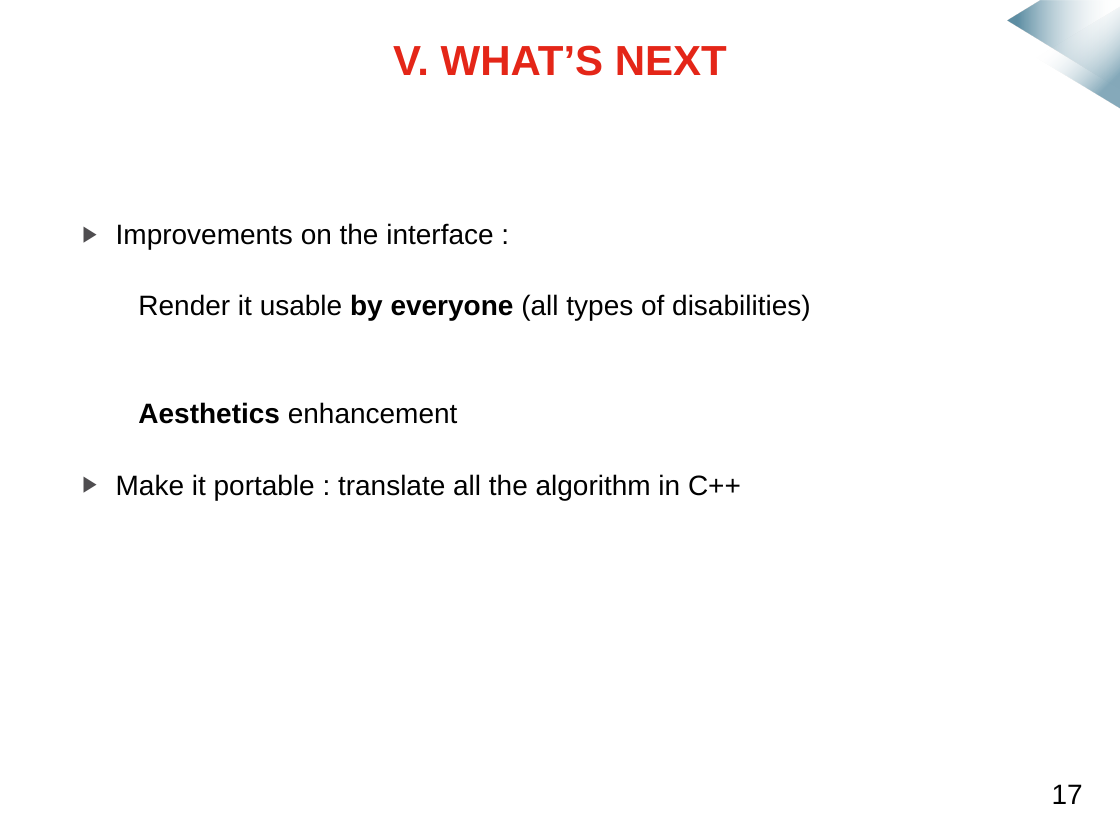
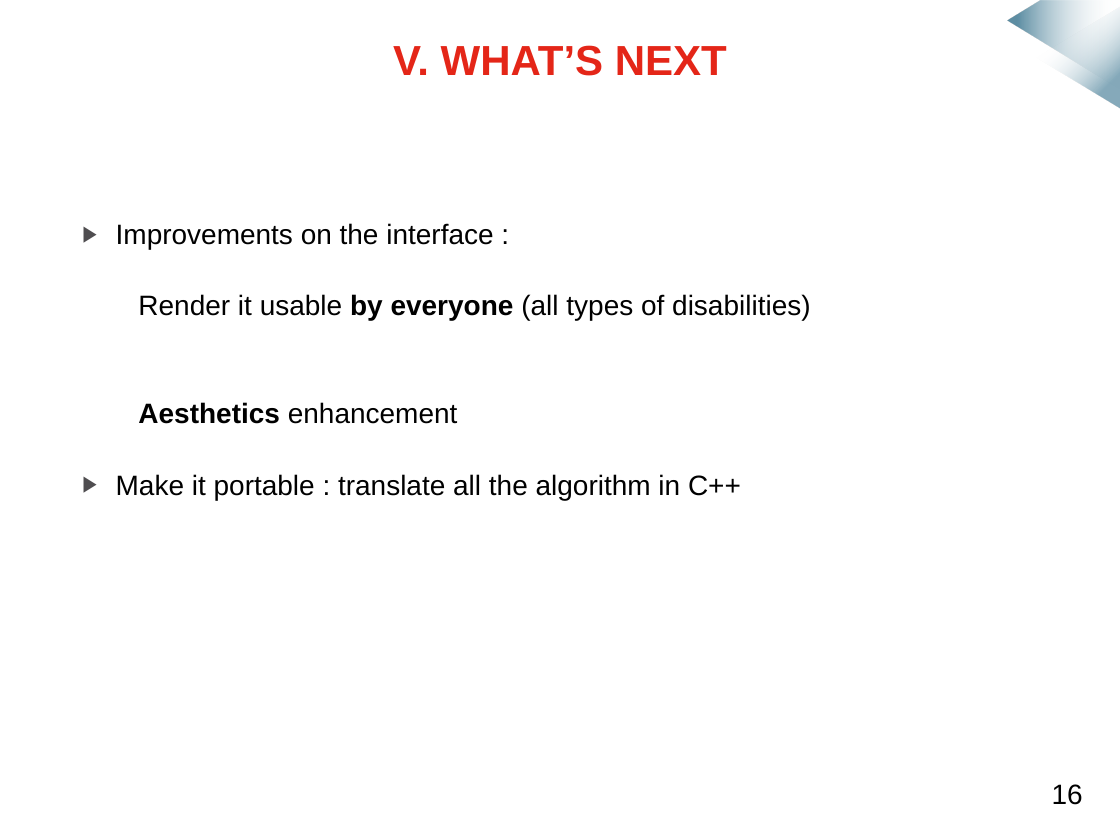
Before and after one commit to mmeven/EP_Domotique_Tablette, a slide deck: slide 18 of Rendu/Diapo_prototype_janvier.pptx. Drawn at 1120x840 pixels with LibreOffice and Linux fonts; fonts in the diff are those of the drawing; background and template pictures are left out. Boxes give left, top, right and bottom in pixels: in the first picture for what was removed or moved away, otherwise in the second. Text is boxed around its words. In the diff, an @@ line names an element or a change of style, - is before the commit and + after.

```diff
--- a/Rendu/Diapo_prototype_janvier.pptx
+++ b/Rendu/Diapo_prototype_janvier.pptx
@@ text at (1052,784,1083,805): text changed @@
-17
+16
```
Also in this commit, not shown: 12 other slides changed.
